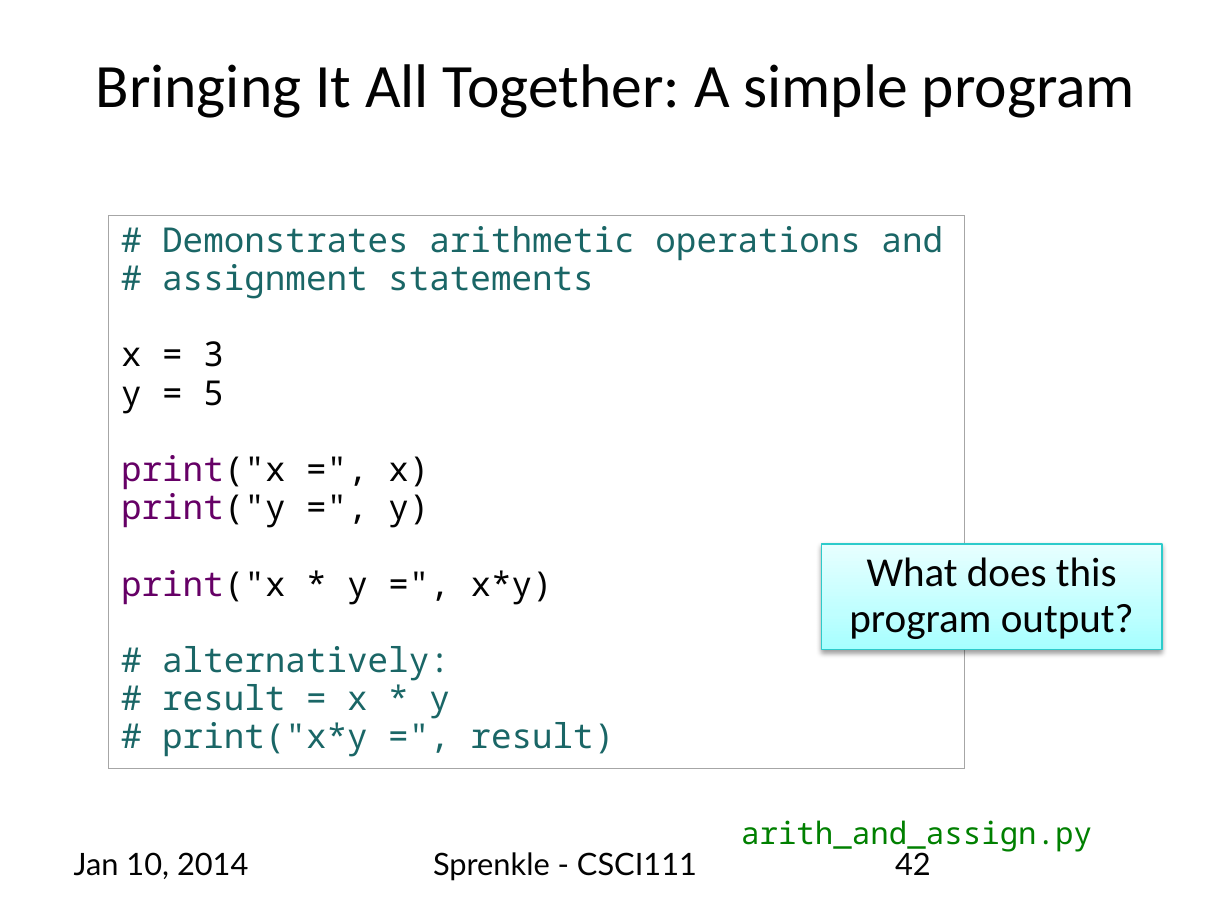
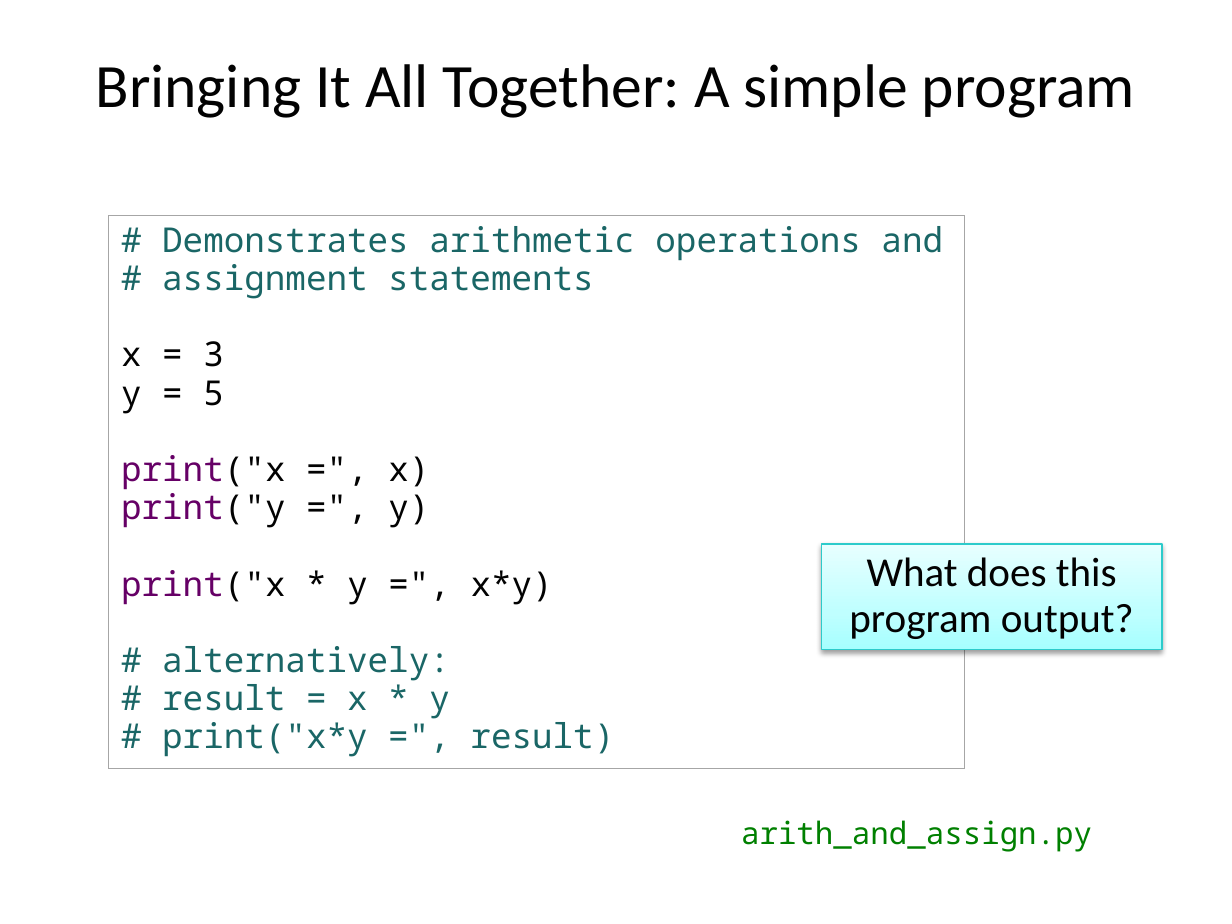
Before and after one commit to emhill/117-S15, a slide deck: slide 44 of src/morea/materials/04-python-intro.pptx (slide 42 before the commit). Drawn at 1232x924 pixels with LibreOffice and Linux fonts; fonts in the diff are those of the drawing. Boxes give left, top, right and bottom in pixels: in the first picture for what was removed or moved away, otherwise in the second. Text is boxed around its words. In the diff, an @@ line names an element or a change of style, - is before the commit and + after.

```diff
--- a/src/morea/materials/04-python-intro.pptx
+++ b/src/morea/materials/04-python-intro.pptx
@@ text removed at box(74, 852, 248, 879) @@
-Jan 10, 2014
@@ text removed at box(433, 852, 697, 881) @@
-Sprenkle - CSCI111
@@ page number removed at box(895, 848, 931, 875) @@
-42
```
Also in this commit, not shown: 10 other slides changed, 2 slides added, 1 slide removed, 6 other files.
